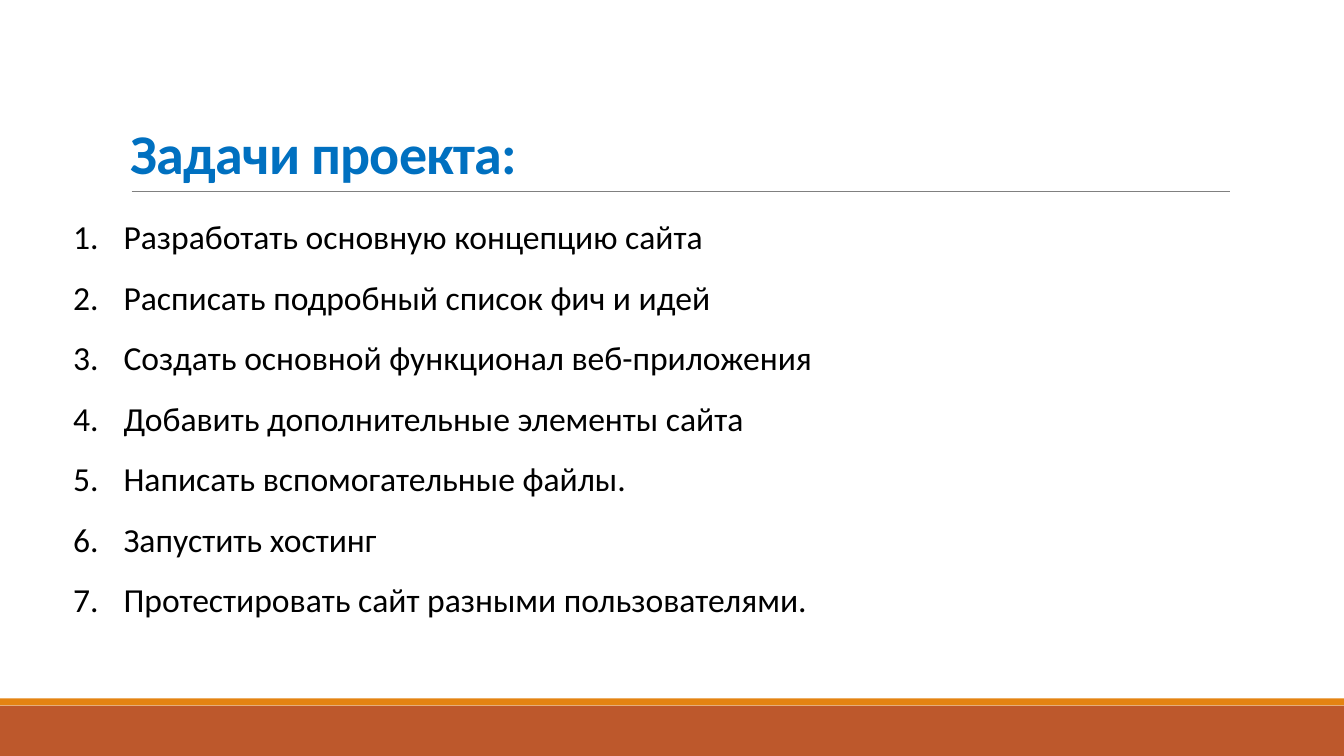
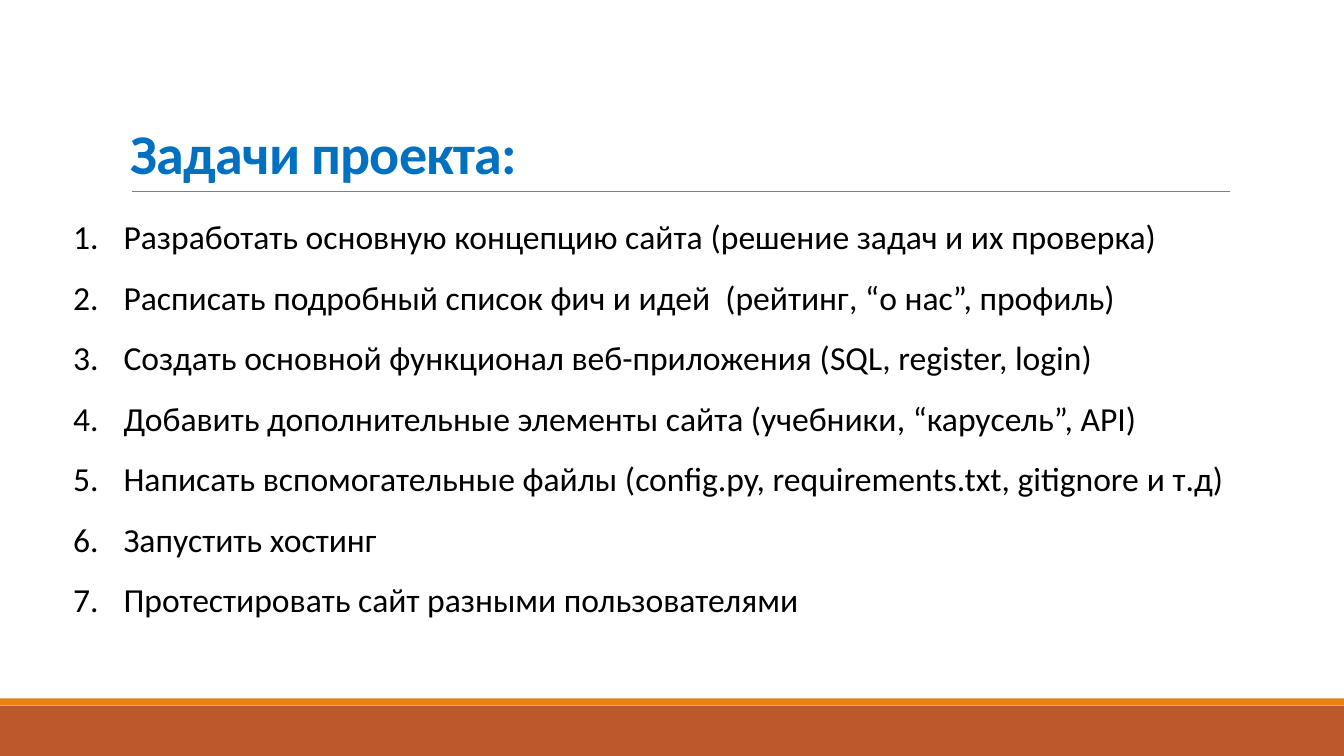
Before and after one commit to Lvumbets/EdInPy, a slide deck: slide 3 of documentation/Создание обучающего сайта EdInPy.pptx. Drawn at 1344x756 pixels with LibreOffice and Linux fonts; fonts in the diff are those of the drawing. Boxes give left, top, right and bottom in pixels: in the first picture for what was removed or moved away, otherwise in the second. Text is boxed around its words. In the diff, an @@ line names an element or a change of style, - is before the commit and + after.

```diff
--- a/documentation/Создание обучающего сайта EdInPy.pptx
+++ b/documentation/Создание обучающего сайта EdInPy.pptx
@@ text at bbox=[124, 224, 1223, 497]: text changed @@
-1. Разработать основную концепцию сайта
-2. Расписать подробный список фич и идей
-3. Создать основной функционал веб-приложения
-4. Добавить дополнительные элементы сайта
-5. Написать вспомогательные файлы.
+1. Разработать основную концепцию сайта (решение задач и их проверка)
+2. Расписать подробный список фич и идей (рейтинг, “о нас”, профиль)
+3. Создать основной функционал веб-приложения (SQL, register, login)
+4. Добавить дополнительные элементы сайта (учебники, “карусель”, API)
+5. Написать вспомогательные файлы (config.py, requirements.txt, gitignore и т.д)
@@ text at bbox=[124, 589, 798, 618]: text changed @@
-7. Протестировать сайт разными пользователями.
+7. Протестировать сайт разными пользователями
```
Also in this commit, not shown: 3 other slides changed, 1 slide added, 2 other files.
